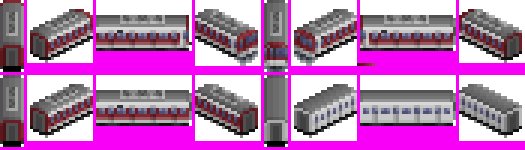
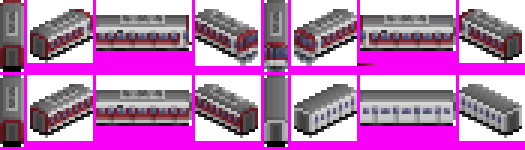
Before/after of a 525 × 150 layered artwork. What changed in the layer stack:
painted on "Layer 1" over [84, 24, 468, 36]
